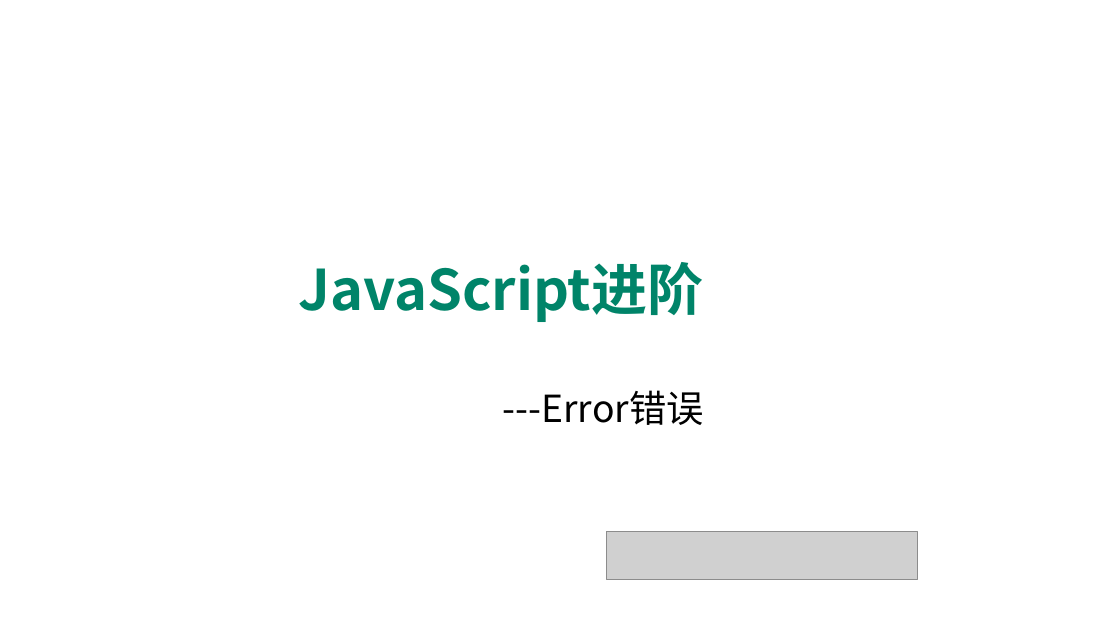
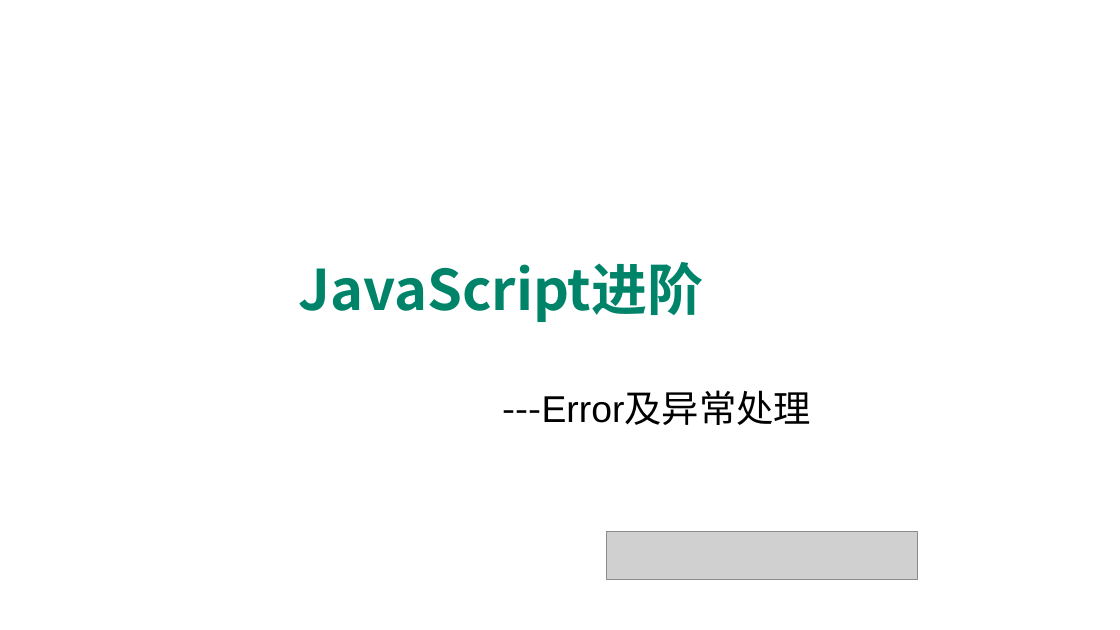
Before and after one commit to edu2act/course-javascript-advanced, a slide deck: slide 2 of 课程PPT/10.JavaScript标准内置对象-构造器（Error、EegExp）.pptx. Drawn at 1120x630 pixels with LibreOffice and Linux fonts; fonts in the diff are those of the drawing; grey boxes stand for pictures; background and template pictures are left out. Boxes give left, top, right and bottom in pixels: in the first picture for what was removed or moved away, otherwise in the second. Text is boxed around its words. In the diff, an @@ line names an element or a change of style, - is before the commit and + after.

```diff
--- a/课程PPT/10.JavaScript标准内置对象-构造器（Error、EegExp）.pptx
+++ b/课程PPT/10.JavaScript标准内置对象-构造器（Error、EegExp）.pptx
@@ text at [503,390,812,425]: text changed; font Noto Sans CJK SC to Arial @@
----Error错误
+---Error及异常处理
```
Also in this commit, not shown: 1 other slide changed, 5 slides added, 11 other files.
